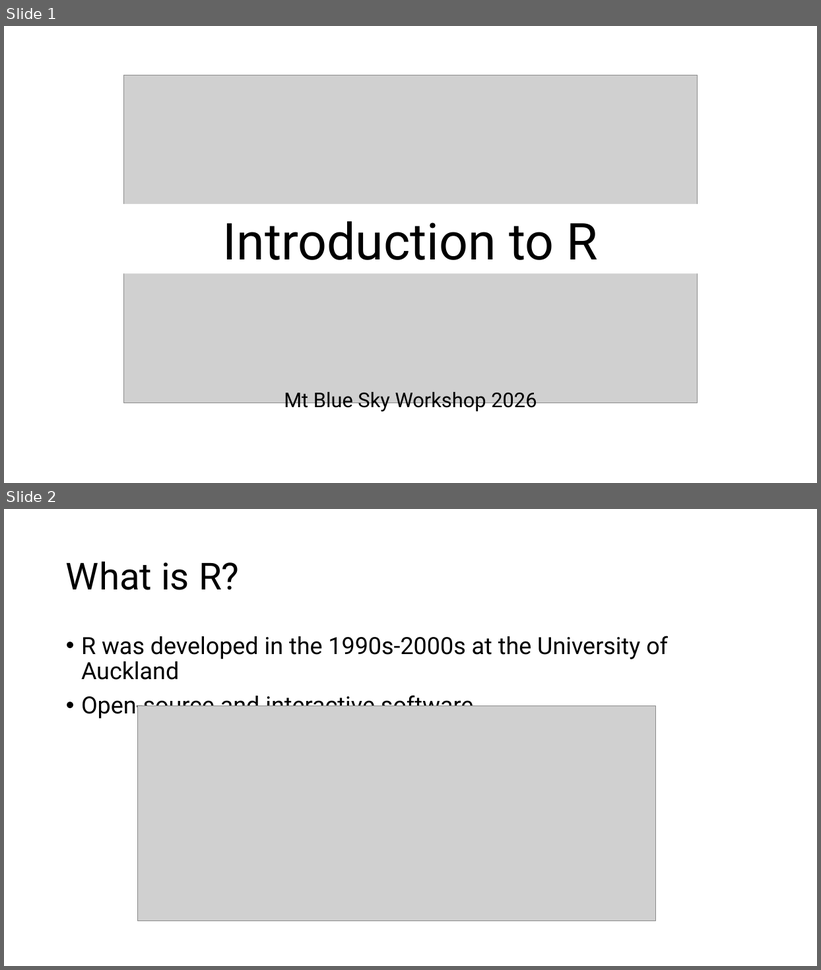
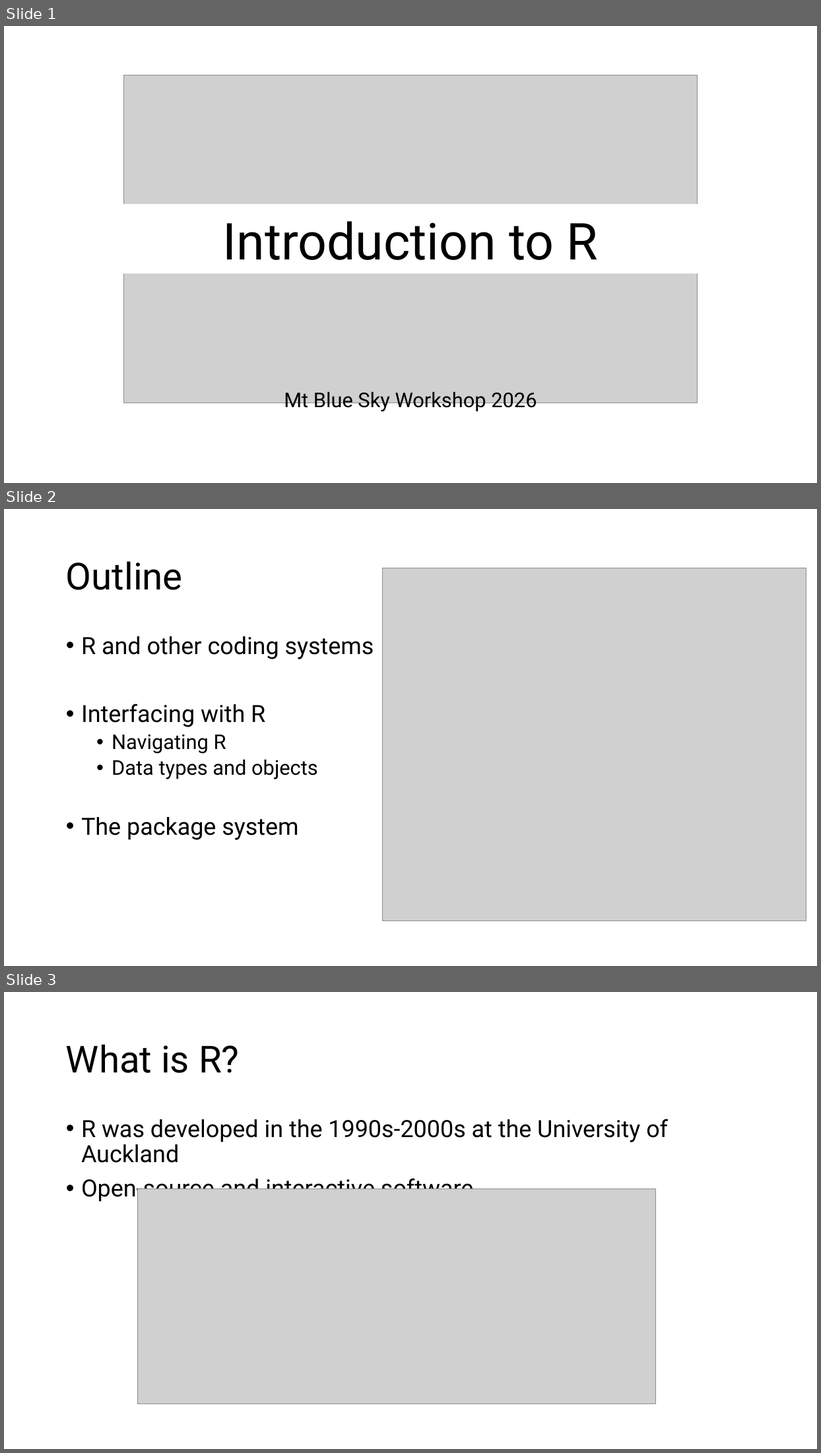
Before and after one commit to mjhemmerlein/MtBlueSky-Workshop-2026, a slide deck: Workshop-Sessions/Introduction-to-Coding/Introduction_to_R.pptx. Shown one above the other, each under a label of ours: slides 1 and 2 before the commit, slides 1, 2 and 3 after it. The pictures are 821x970 and 821x1453 pixels, drawn with LibreOffice and Linux fonts; fonts in the diff are those of the drawing; grey boxes stand for pictures. Boxes give left, top, right and bottom in pixels: in the first picture for what was removed or moved away, otherwise in the second. Text is boxed around its words. In the diff, an @@ line names an element or a change of style, - is before the commit and + after.

```diff
--- a/Workshop-Sessions/Introduction-to-Coding/Introduction_to_R.pptx
+++ b/Workshop-Sessions/Introduction-to-Coding/Introduction_to_R.pptx
@@ slide 2 added at box(4, 509, 817, 966), background #FFFFFF @@
@@ title added at box(66, 561, 183, 590), 44 pt, text #000000 @@
+Outline
@@ picture added at box(382, 568, 807, 921) @@
@@ text added at box(81, 636, 374, 840), 28 pt, text #000000 @@
+• R and other coding systems
+• Interfacing with R
+  • Navigating R
+  • Data types and objects
+• The package system
@@ what was slide 2 is now slide 3 @@
```
Also in this commit, not shown: 5 other slides added, 3 other files.
